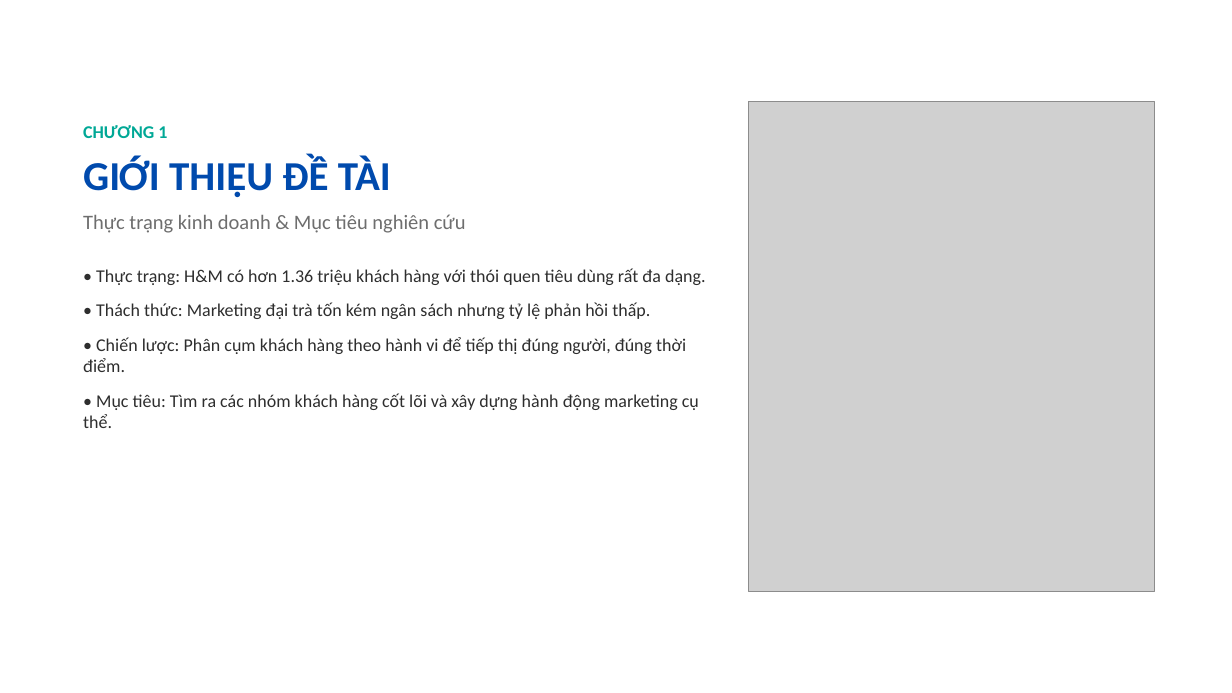
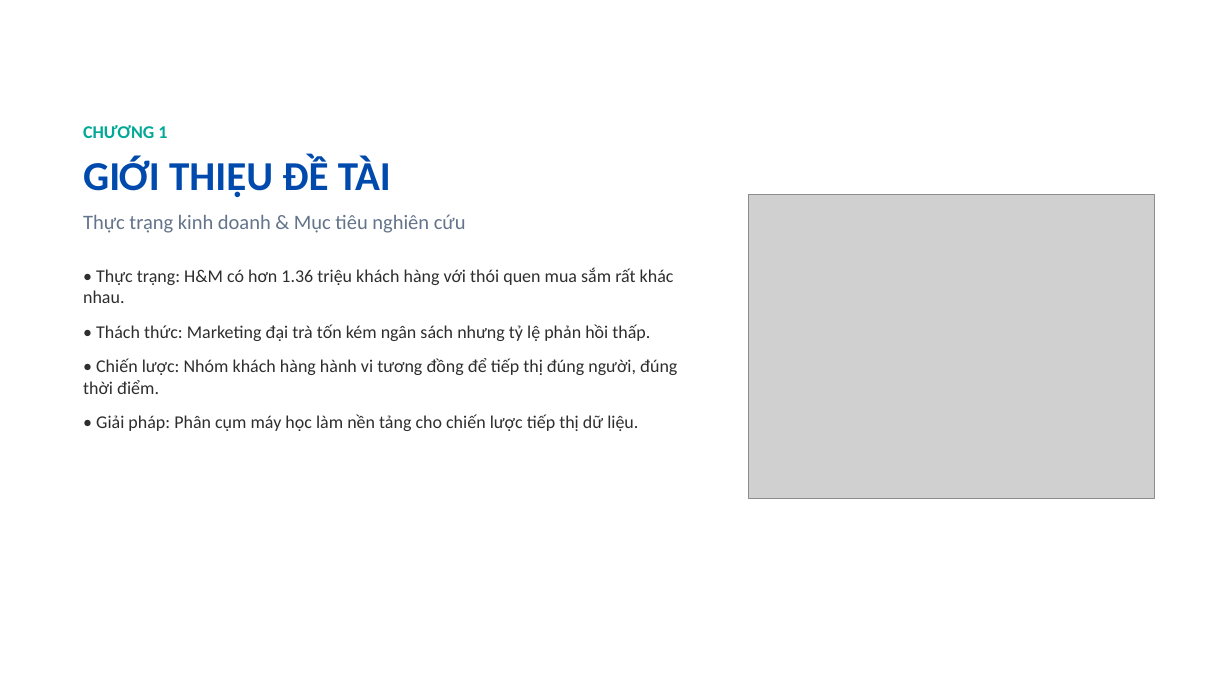
Before and after one commit to TminTtapcode/BTL_PTDL, a slide deck: slide 2 of docs/Slide_Thuyet_Trinh_HM_Modern_Minimal_16_Slides.pptx. Drawn at 1232x693 pixels with LibreOffice and Linux fonts; fonts in the diff are those of the drawing; grey boxes stand for pictures; background and template pictures are left out. Boxes give left, top, right and bottom in pixels: in the first picture for what was removed or moved away, otherwise in the second. Text is boxed around its words. In the diff, an @@ line names an element or a change of style, - is before the commit and + after.

Commit message:
docs: perfect 16-slide presentation with exact notebook figures, card containers and preserved aspect ratios

```diff
--- a/docs/Slide_Thuyet_Trinh_HM_Modern_Minimal_16_Slides.pptx
+++ b/docs/Slide_Thuyet_Trinh_HM_Modern_Minimal_16_Slides.pptx
@@ picture resized from (x1=749, y1=102, x2=1155, y2=592) to (x1=749, y1=194, x2=1155, y2=499) @@
@@ text at (x1=83, y1=214, x2=466, y2=233): text colour #6E6E6E to #64748B in "Thực trạng kinh doanh & Mục tiêu ..." @@
@@ text at (x1=83, y1=267, x2=674, y2=303): text changed @@
-• Thực trạng: H&M có hơn 1.36 triệu khách hàng với thói quen tiêu dùng rất đa dạng.
+• Thực trạng: H&M có hơn 1.36 triệu khách hàng với thói quen mua sắm rất khác nhau.
@@ text at (x1=83, y1=358, x2=677, y2=431): text changed @@
-• Chiến lược: Phân cụm khách hàng theo hành vi để tiếp thị đúng người, đúng thời điểm.
-• Mục tiêu: Tìm ra các nhóm khách hàng cốt lõi và xây dựng hành động marketing cụ thể.
+• Chiến lược: Nhóm khách hàng hành vi tương đồng để tiếp thị đúng người, đúng thời điểm.
+• Giải pháp: Phân cụm máy học làm nền tảng cho chiến lược tiếp thị dữ liệu.
```
Also in this commit, not shown: 13 other slides changed, 2 slides added, 2 slides removed.
